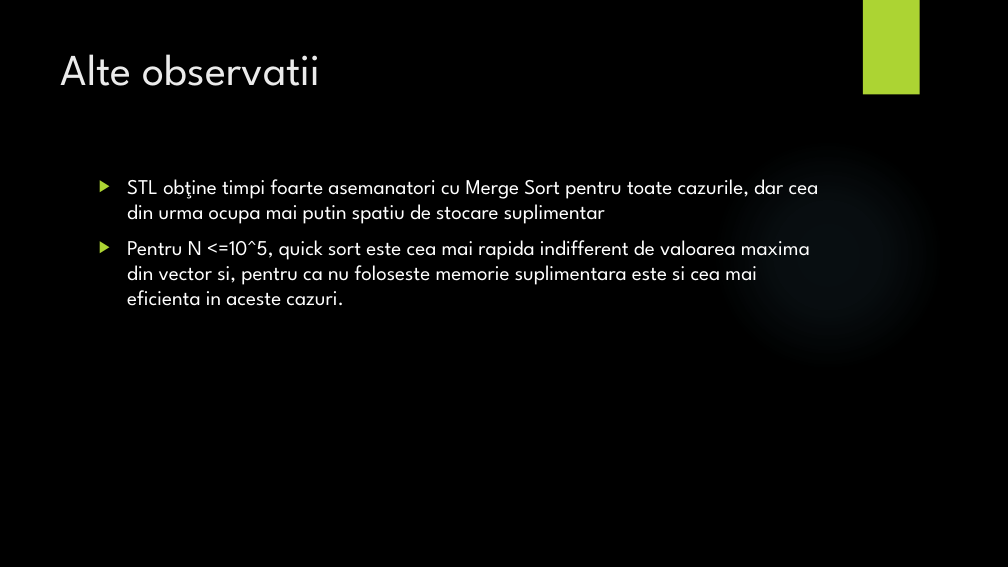
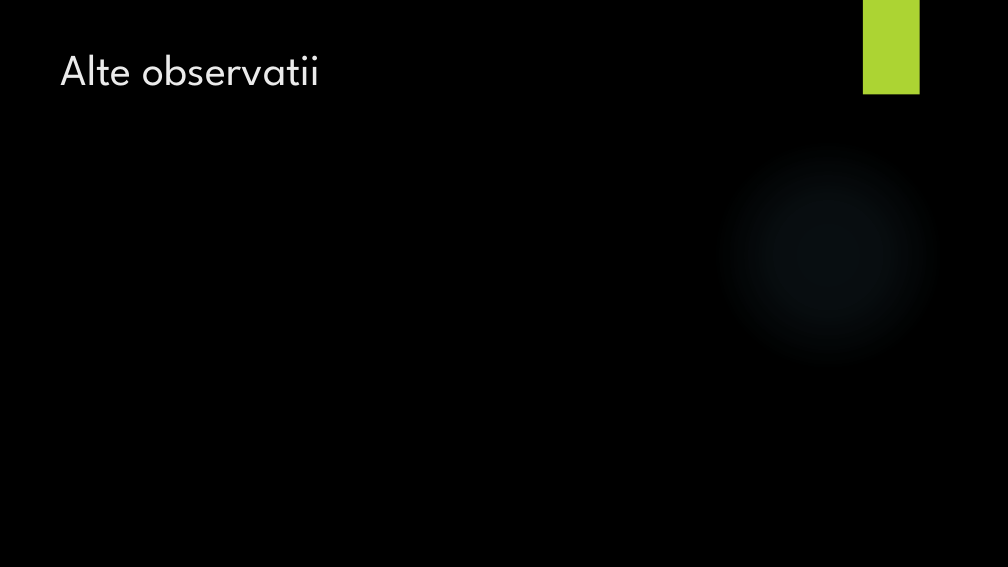
Before and after one commit to adelp13/Sorting-Algorithms, a slide deck: slide 11 of proiect1SD/Prezentare.pptx (slide 9 before the commit). Drawn at 1008x567 pixels with LibreOffice and Linux fonts; fonts in the diff are those of the drawing; background and template pictures are left out. Boxes give left, top, right and bottom in pixels: in the first picture for what was removed or moved away, otherwise in the second. Text is boxed around its words. In the diff, an @@ line names an element or a change of style, - is before the commit and + after.

```diff
--- a/proiect1SD/Prezentare.pptx
+++ b/proiect1SD/Prezentare.pptx
@@ text removed at <box>127,179,819,306</box> @@
-▶ STL obţine timpi foarte asemanatori cu Merge Sort pentru toate cazurile, dar cea din urma ocupa mai putin spatiu de stocare suplimentar
-▶ Pentru N <=10^5, quick sort este cea mai rapida indifferent de valoarea maxima din vector si, pentru ca nu foloseste memorie suplimentara este si cea mai eficienta in aceste cazuri.
```
Also in this commit, not shown: 2 other slides changed, 2 slides added, 8 other files.
